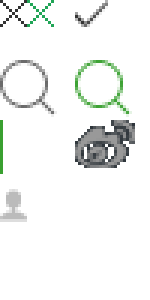
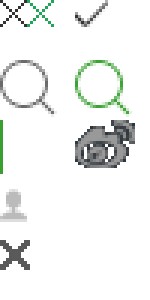
Layers edited between the first and the second 150px x 300px image:
added layer "图层 10" above "图层 9" over [0, 240, 30, 270]
